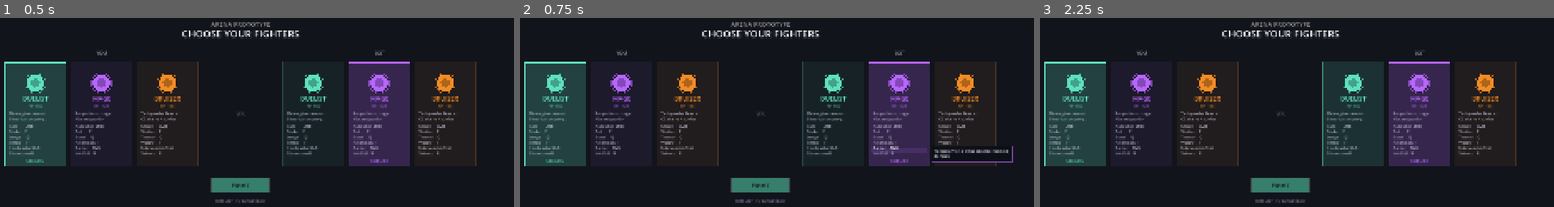
Above: before the commit, frames 1-3 (left to right).
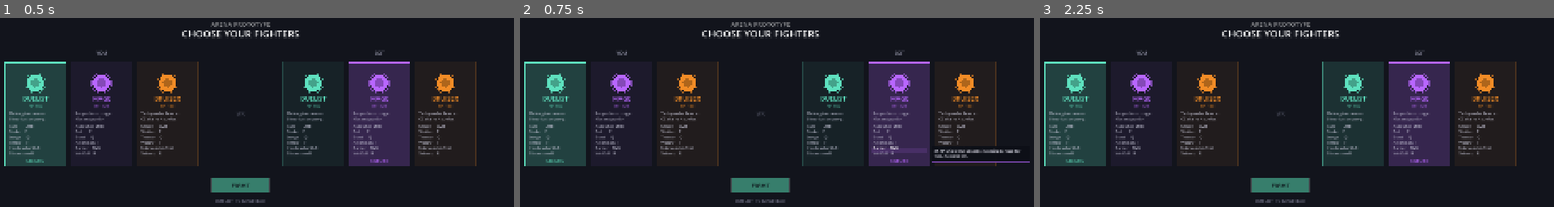
Above: after the commit, the same moments.

Repository: johnWard12/arena-game-godot
Game: Godot game, scene res://scenes/CharSelect.tscn
The game is run twice, just before and just after one commit, with the same random seed, the same clock (stepped at 60 frames per second) and the same inputs.
Inputs (mouse positions are in pixels of both pictures, inside the frame that each line leads up to):
- Up to frame 1 (0.5 s): no input
- Up to frame 2 (0.75 s): tap Enter at 0.5 s; move the mouse to (884, 150) at 0.52 s; hold D from 0.53 s (still down); tap Backspace at 0.6 s; click (884, 150) at 0.67 s
- Up to frame 3 (2.25 s): tap Space at 0.77, 1.25, 1.52 s; move the mouse to (1168, 182) at 1.27 s; release D at 1.28 s; hold S 1.28-2.03 s; tap Backspace at 1.35 s; tap Enter at 2 s; move the mouse to (1338, 97) at 2.02 s; hold D from 2.03 s (still down); tap E at 2.1 s

Frame 1 is identical in both runs. In frame 2, 0.3% of the frame differs, in the area x 80-100%, y 67-77%; in frame 3, nothing differs.

Commit message:
Add damage/cooldown/timing details to ability tooltips
Every tooltip now states exact damage, cooldown, range, and duration
values pulled from the actual ability constants, instead of vague
descriptions. Widened the tooltip box (260->320px) to fit the denser
text without excessive wrapping.

Co-Authored-By: Claude Sonnet 4.6 <noreply@anthropic.com>

Diff:
--- a/godot_project/scripts/CharSelect.gd
+++ b/godot_project/scripts/CharSelect.gd
@@ -41,12 +41,12 @@
 		"hp":    "HP  150",
 		"lines": ["Melee glass cannon.", "Blood-lust on parry.", "", "Auto       LMB", "Strike     E", "Lunge      Q", "Throw      F", "IronResolve Shift", "Bladestorm R"],
 		"ability_descs": [
-			"Basic sword swing. Low cooldown, low damage.",
-			"Quick stab that slows the target 30% for 2s.",
-			"Dash forward and strike, stunning the target on hit.",
-			"Ranged blade throw — extra damage vs low-HP foes, slows on hit.",
-			"Converts your current combo stacks into damage reduction (10% per stack) for 2s, consuming them.",
-			"Spin for 1.5s, striking nearby foes every 0.3s. Immune to slows while active.",
+			"4 dmg. 0.55s cooldown, 150 range. Basic swing, hold to auto-repeat.",
+			"12 dmg stab. Slows 30% for 2s. 1.8s cooldown, 145 range, 0.09s wind-up.",
+			"Dash up to 270, strike for 20.4 dmg and stun 0.5s. 6.5s cooldown, 150 range.",
+			"6 dmg (up to 14 vs a low-HP target). Slows 30% for 2s. 4s cooldown.",
+			"Converts current combo stacks into damage reduction (10% per stack, up to 30%) for 2s, consuming them. 7s cooldown.",
+			"Spin 1.5s, hitting foes within 170 range for 14 dmg every 0.3s (up to 5 hits, 70 total). Slow-immune while active. Builds on a 14s charge meter.",
 		]
 	},
 	{
@@ -56,12 +56,12 @@
 		"hp":    "HP  120",
 		"lines": ["Ranged burst mage.", "Kite and punish.", "", "Auto Shot  LMB", "Bolt       E", "Burst      Q", "ArcaneFan  F", "Barrier    Shift", "VoidColl   R"],
 		"ability_descs": [
-			"Basic ranged bolt. Fast, low damage.",
-			"Piercing bolt that slows the target on hit.",
-			"AoE nova that stuns/freezes nearby foes.",
-			"3-bolt spread shot — rewards pushing into close range.",
-			"Temporary shield that absorbs incoming damage.",
-			"Opens a rift that pulls the target in, then implodes for damage that scales with closeness, plus a stun if they're close.",
+			"6.75 dmg bolt. 0.75s cooldown. Basic shot, hold to auto-repeat.",
+			"22 dmg piercing bolt. Slows 25% for 1.5s. 3.5s cooldown, 0.25s wind-up.",
+			"AoE nova: 20 dmg + 1s stun to foes within 190 range. 4.5s cooldown, 0.2s wind-up.",
+			"3-bolt spread, 12 dmg each (36 total if all land). 5s cooldown. Best up close.",
+			"35 HP shield that absorbs incoming damage for 1.5s. 7s cooldown.",
+			"Pulls the target in over 1.5s, then deals 45-92 dmg (more the closer they were) + 1s stun if within 90 range. 0.35s wind-up.",
 		]
 	},
 	{
@@ -71,12 +71,12 @@
 		"hp":    "HP  180",
 		"lines": ["Tanky melee brawler.", "CC chains + survive.", "", "Smash      LMB", "Shatter    E", "Tremor     Q", "Warcry     F", "Unbreakable Shift", "Seismic    R"],
 		"ability_descs": [
-			"Heavy melee swing.",
-			"Shield slam that stuns the target on hit.",
-			"Ground stomp AoE that slows nearby foes.",
-			"Reduces your damage taken and weakens the opponent's damage dealt.",
-			"Cleanses all CC, grants CC immunity, damage reduction, and a movement speed boost.",
-			"Lunge in and slam the ground — launches the target into the air (still damageable while airborne).",
+			"3 dmg. 0.7s cooldown, 167 range. Basic swing, hold to auto-repeat.",
+			"22 dmg shield slam, stuns 0.7s. 5.5s cooldown, 151 range. Instant, no wind-up.",
+			"Ground stomp: 18 dmg + 50% slow for 2s to foes within 180 range. 8s cooldown. Instant.",
+			"You take 15% less damage; the opponent deals 10% less damage. Both for 4s, enemy debuff needs them within 210 range. 8s cooldown.",
+			"Cleanses all CC, grants CC immunity, 25% damage reduction, and +40% move speed for 3s. 8.5s cooldown. Usable even while stunned.",
+			"Lunge in (up to 280) and slam for 55 dmg, launching the target airborne for 1s — still damageable while up. 198 range.",
 		]
 	},
 ]
@@ -172,7 +172,7 @@
 	var font    = ThemeDB.fallback_font
 	var size    = 13
 	var padding = 10.0
-	var max_w   = 260.0
+	var max_w   = 320.0
 
 	# wrap the description into lines that fit max_w
 	var words = tooltip_text.split(" ")
